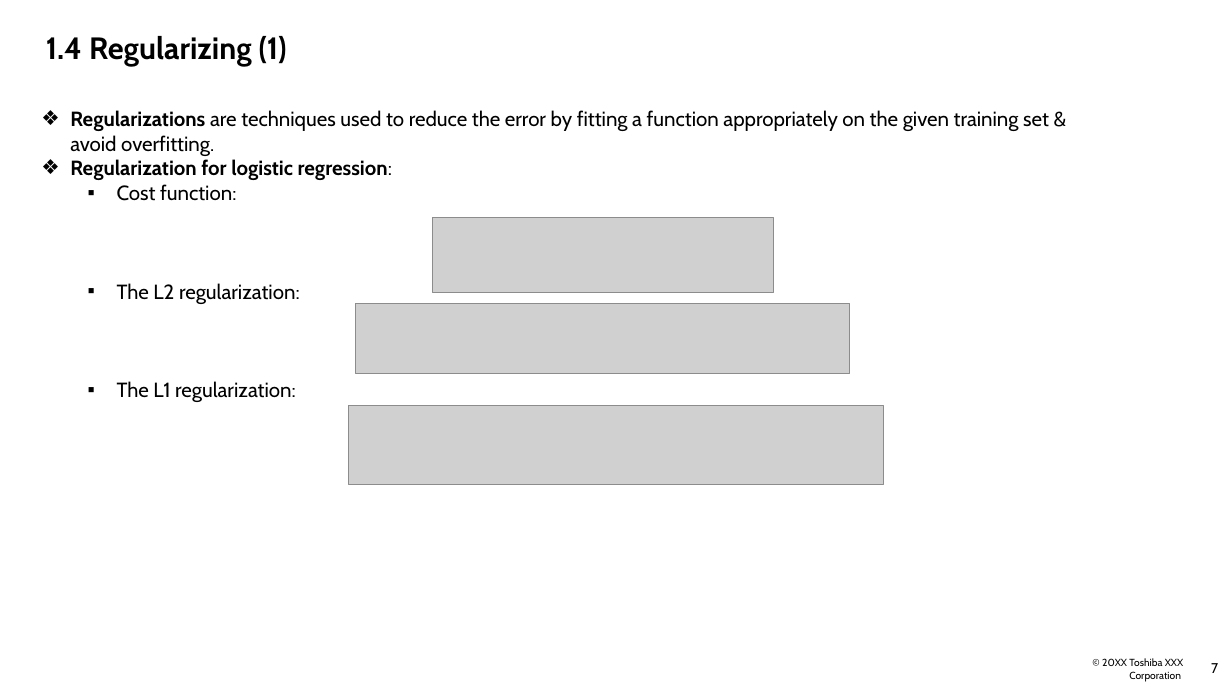
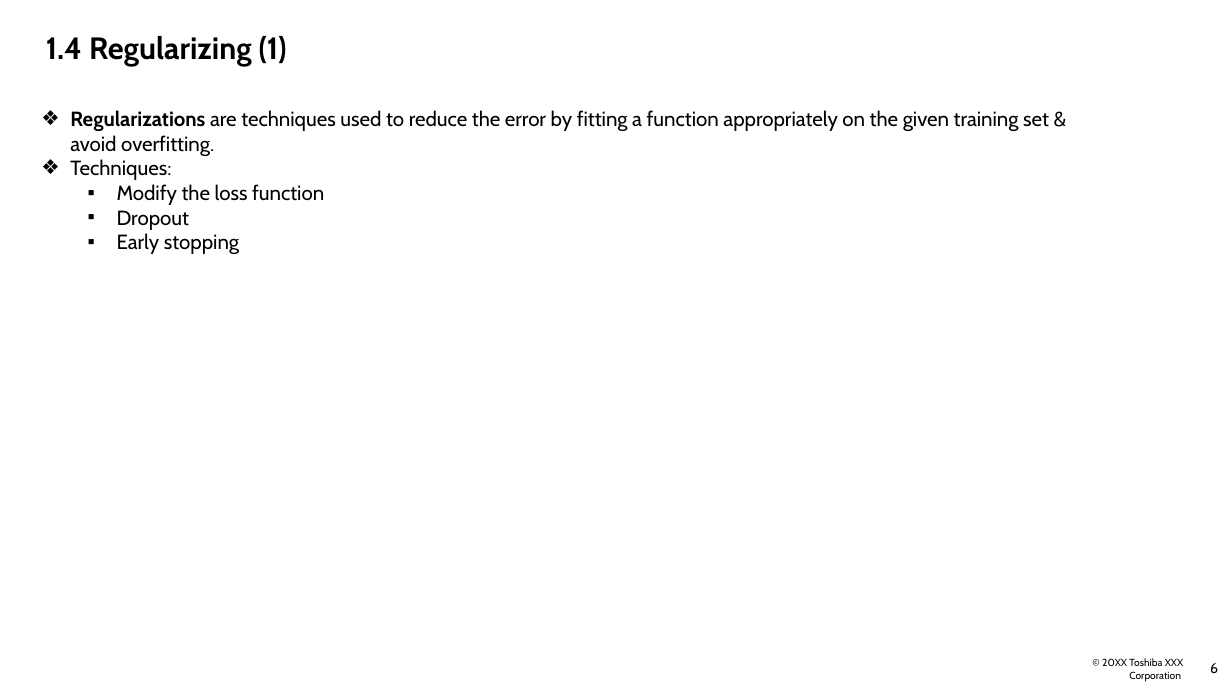
Before and after one commit to Doan-Nguyen/Coursera, a slide deck: slide 7 of Improving Deep Neural Network - Report - Course 2.pptx (slide 8 before the commit). Drawn at 1232x693 pixels with LibreOffice and Linux fonts; fonts in the diff are those of the drawing; grey boxes stand for pictures; background and template pictures are left out. Boxes give left, top, right and bottom in pixels: in the first picture for what was removed or moved away, otherwise in the second. Text is boxed around its words. In the diff, an @@ line names an element or a change of style, - is before the commit and + after.

Commit message:
Add files via upload
update

```diff
--- a/Improving Deep Neural Network - Report - Course 2.pptx
+++ b/Improving Deep Neural Network - Report - Course 2.pptx
@@ text at [70,159,324,254]: text changed @@
-❖ Regularization for logistic regression:
-  ▪ Cost function:
-  ▪ The L2 regularization:
-  ▪ The L1 regularization:
+❖ Techniques:
+  ▪ Modify the loss function
+  ▪ Dropout
+  ▪ Early stopping
@@ picture removed at [433,218,774,293] @@
@@ picture removed at [356,303,850,373] @@
@@ picture removed at [348,406,884,484] @@
@@ page number at [1210,663,1218,673]: text changed @@
-7
+6
```
Also in this commit, not shown: 3 other slides changed, 1 slide added, 1 slide removed.
